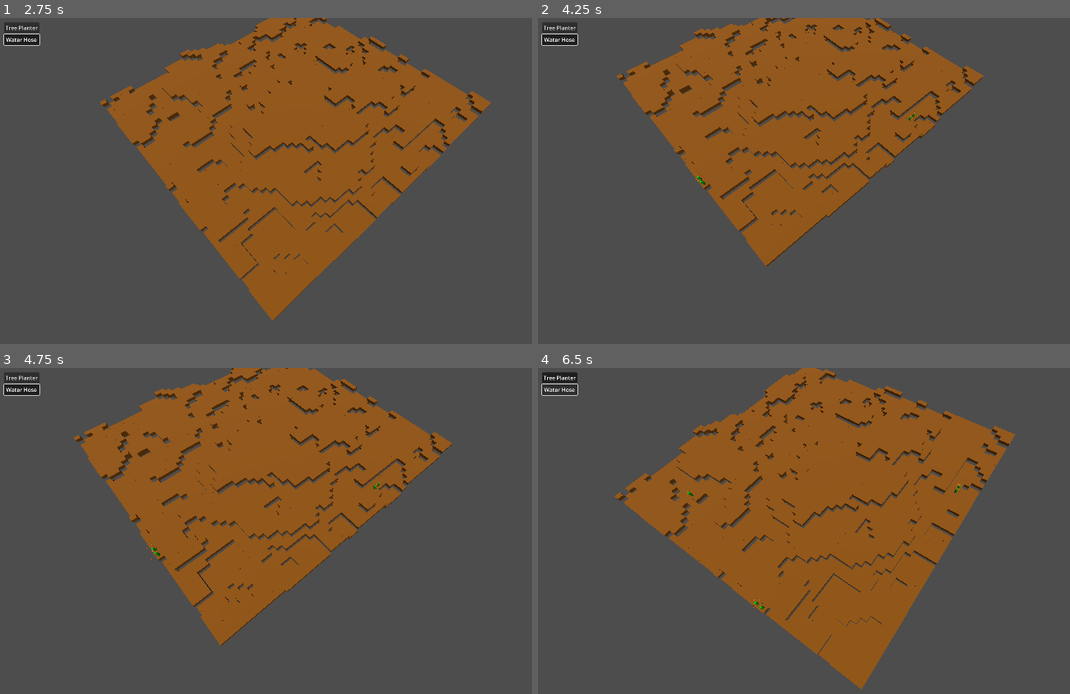
Above: before the commit, frames 1-4 (two rows, left to right).
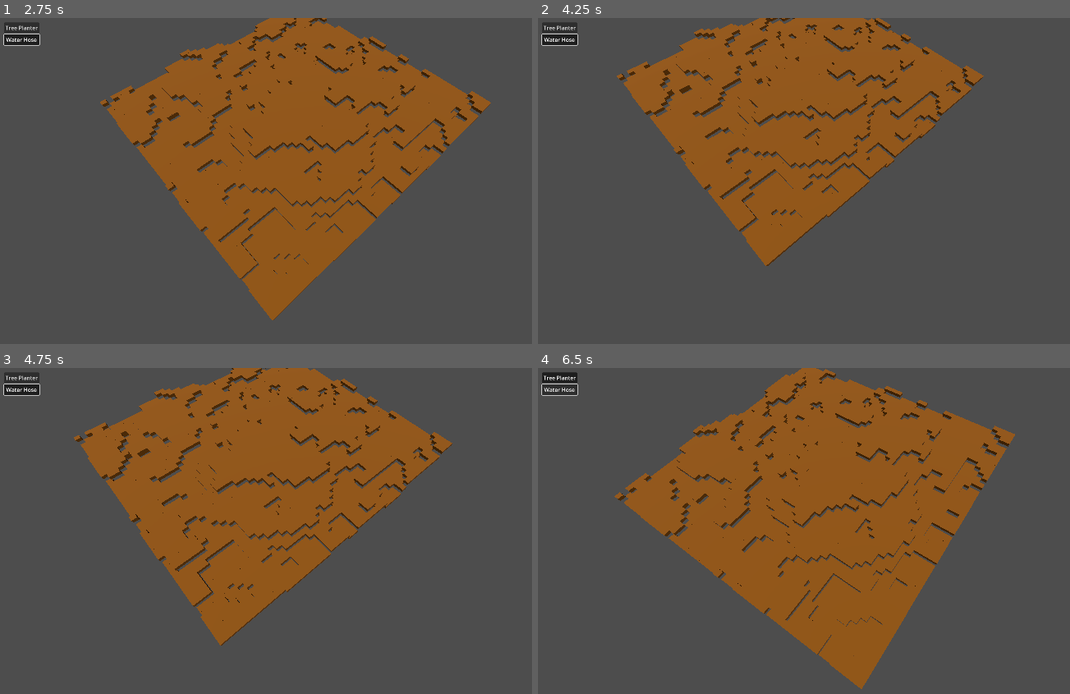
Above: after the commit, the same moments.

Repository: ctrostel90/godot_sandbox
Game: Godot game, scene res://2.0/Scenes/World.tscn
Same seed, same stepped clock (60 frames per second), same inputs: the game is played once before the commit and once after it.
Inputs (mouse positions are in pixels of both pictures, inside the frame that each line leads up to):
- Up to frame 1 (2.75 s): click "Tree Planter" at 0.5 s; click "Water Hose" at 1.25 s; tap Enter at 2 s; move the mouse to (473, 184) at 2.02 s; hold D (MoveRight) from 2.03 s (still down); click (473, 184) at 2.1 s
- Up to frame 2 (4.25 s): move the mouse to (734, 220) at 2.77 s; release D (MoveRight) at 2.78 s; hold S (MoveBackwards) 2.78-3.53 s; click (734, 220) at 2.85 s; move the mouse to (931, 122) at 3.52 s; hold D (MoveRight) from 3.53 s (still down); right-click (931, 122) at 3.6 s; click (931, 122) at 3.8 s
- Up to frame 3 (4.75 s): move the mouse to (292, 625) at 4.27 s; release D (MoveRight) at 4.28 s; hold W (MoveForward) from 4.28 s (still down); tap Q (RotateCameraLeft) at 4.35 s; click (292, 625) at 4.55 s
- Up to frame 4 (6.5 s): move the mouse to (1064, 609) at 5.02 s; release W (MoveForward) at 5.03 s; hold E (RotateCameraRight) 5.03-5.78 s; hold A (MoveLeft) from 5.03 s (still down); click (1064, 609) at 5.3 s; move the mouse to (671, 498) at 5.77 s; tap 1 (tool_1_select) at 5.85 s; click (671, 498) at 6.05 s

Frame 1 is identical in both runs. In frame 2, less than 0.1% of the frame differs, in the area x 28-71%, y 4-52%; in frame 3, less than 0.1%; in frame 4, less than 0.1%, in the area x 27-80%, y 5-75%.
Error after the commit: Attempt to call function 'interact_on_tile' in base 'null instance' on a null instance. (res://2.0/Scenes/interaction_controller.gd:23)

Commit message:
Added UI signals and interaction controller

Diff:
--- a/2.0/InteractionTools/interaction_tool.gd
+++ b/2.0/InteractionTools/interaction_tool.gd
@@ -1,4 +1,4 @@
-class_name InteractionTool extends Node
+class_name InteractionTool extends Resource
 
 @export var ToolType:GlobalTypes.InteractionToolType = GlobalTypes.InteractionToolType.NoTool
 
--- a/2.0/Scenes/World.tscn
+++ b/2.0/Scenes/World.tscn
@@ -6,7 +6,19 @@
 [ext_resource type="Script" uid="uid://hfykupbeccpa" path="res://2.0/Scenes/interaction_controller.gd" id="3_8j4u8"]
 [ext_resource type="Script" uid="uid://u3vwkjn4g5cr" path="res://2.0/Scenes/tree_controller.gd" id="3_u5c5d"]
 [ext_resource type="PackedScene" uid="uid://ln831ugsv6vq" path="res://2.0/Objects/tree.tscn" id="4_fkjdr"]
+[ext_resource type="Script" uid="uid://d1n2c7i7m5c3t" path="res://2.0/InteractionTools/tree_planter.gd" id="7_3unv5"]
 [ext_resource type="PackedScene" uid="uid://bhq15nnck1sob" path="res://2.0/UI/ui.tscn" id="7_kg4ey"]
+[ext_resource type="Script" uid="uid://d27blxn3mqerh" path="res://2.0/InteractionTools/water_hose.gd" id="8_0h43g"]
+
+[sub_resource type="Resource" id="Resource_orlig"]
+script = ExtResource("7_3unv5")
+ToolType = 1
+metadata/_custom_type_script = "uid://d1n2c7i7m5c3t"
+
+[sub_resource type="Resource" id="Resource_v8c0r"]
+script = ExtResource("8_0h43g")
+ToolType = 2
+metadata/_custom_type_script = "uid://d27blxn3mqerh"
 
 [sub_resource type="Environment" id="Environment_hqr0r"]
 
@@ -25,11 +37,11 @@
 script = ExtResource("3_u5c5d")
 TreeScene = ExtResource("4_fkjdr")
 
-[node name="InteractionController" type="Node3D" parent="Controllers" node_paths=PackedStringArray("main_camera", "InteractionTools")]
+[node name="InteractionController" type="Node3D" parent="Controllers" node_paths=PackedStringArray("main_camera", "Tools")]
 script = ExtResource("3_8j4u8")
 main_camera = NodePath("../../CameraParent/Camera3D")
 tree_scene = ExtResource("4_fkjdr")
-InteractionTools = [null, null]
+Tools = [SubResource("Resource_orlig"), SubResource("Resource_v8c0r")]
 
 [node name="CameraParent" type="Node3D" parent="."]
 transform = Transform3D(-0.694658, 0, -0.71934, 0, 1, 0, 0.71934, 0, -0.694658, 0, 0, 1)
@@ -54,3 +66,5 @@
 sky_mode = 1
 
 [node name="UI" parent="." instance=ExtResource("7_kg4ey")]
+
+[connection signal="Tool_Changed" from="UI" to="Controllers/InteractionController" method="_on_ui_tool_changed"]
--- a/2.0/Scenes/interaction_controller.gd
+++ b/2.0/Scenes/interaction_controller.gd
@@ -5,7 +5,9 @@
 var selected_tile : Node3D
 
 @export var tree_scene : PackedScene
-@export var InteractionTools:Array[InteractionTool] = []
+@export var Tools : Array[InteractionTool] = []
+
+var _current_tool :InteractionTool
 
 func _input(event: InputEvent) -> void:
 	if event is InputEventMouseButton:
@@ -18,7 +20,7 @@
 			return
 		if Input.is_action_just_pressed("Click") and event.pressed:
 			var tile = hit_object.get_parent()
-			tile.SpawnTree(tree_scene)
+			_current_tool.interact_on_tile(tile)
 			print("LeftClicked")
 		elif Input.is_action_just_pressed("RightClick"):
 			print("RightClicked")
@@ -31,3 +33,6 @@
 			return hit
 		else:
 			return null
+
+func _on_ui_tool_changed(NewTool: InteractionToolUI) -> void:
+	_current_tool = Tools[NewTool.ToolType - 1]
--- /dev/null
+++ b/2.0/UI/ui.gd
@@ -0,0 +1,8 @@
+class_name  UI extends CanvasLayer
+
+@onready var tool_selector: ToolSelector = $ToolSelector
+
+signal Tool_Changed(NewTool:InteractionToolUI)
+
+func _on_tool_selector_tool_changed(NewTool: InteractionToolUI) -> void:
+	emit_signal('Tool_Changed',NewTool)
--- a/2.0/UI/ui.tscn
+++ b/2.0/UI/ui.tscn
@@ -1,5 +1,6 @@
-[gd_scene load_steps=6 format=3 uid="uid://bhq15nnck1sob"]
+[gd_scene load_steps=7 format=3 uid="uid://bhq15nnck1sob"]
 
+[ext_resource type="Script" uid="uid://yvp1bgp3vvy4" path="res://2.0/UI/ui.gd" id="1_dgt8j"]
 [ext_resource type="Script" uid="uid://vv8pnbqx774o" path="res://2.0/UI/scripts/tool_selector_ui.gd" id="1_yua27"]
 [ext_resource type="Script" uid="uid://cihpooqugukmj" path="res://2.0/UI/resources/InteractionToolUI.gd" id="2_svmr1"]
 [ext_resource type="ButtonGroup" uid="uid://d0ym3kvfbh4kh" path="res://2.0/UI/tool_button_group.tres" id="2_wx8wv"]
@@ -7,6 +8,7 @@
 [ext_resource type="Resource" uid="uid://cor32glpocijj" path="res://2.0/UI/resources/water_hose.tres" id="4_dgt8j"]
 
 [node name="UI" type="CanvasLayer"]
+script = ExtResource("1_dgt8j")
 
 [node name="ToolSelector" type="VBoxContainer" parent="."]
 offset_left = 12.0
@@ -16,3 +18,5 @@
 script = ExtResource("1_yua27")
 Tools = Array[ExtResource("2_svmr1")]([ExtResource("3_itu42"), ExtResource("4_dgt8j")])
 ToolButtonGroup = ExtResource("2_wx8wv")
+
+[connection signal="Tool_Changed" from="ToolSelector" to="." method="_on_tool_selector_tool_changed"]
Not shown: 1 places in 2.0/Scenes/World.tscn that only renumber resources
Not shown, added: 2.0/UI/ui.gd.uid
